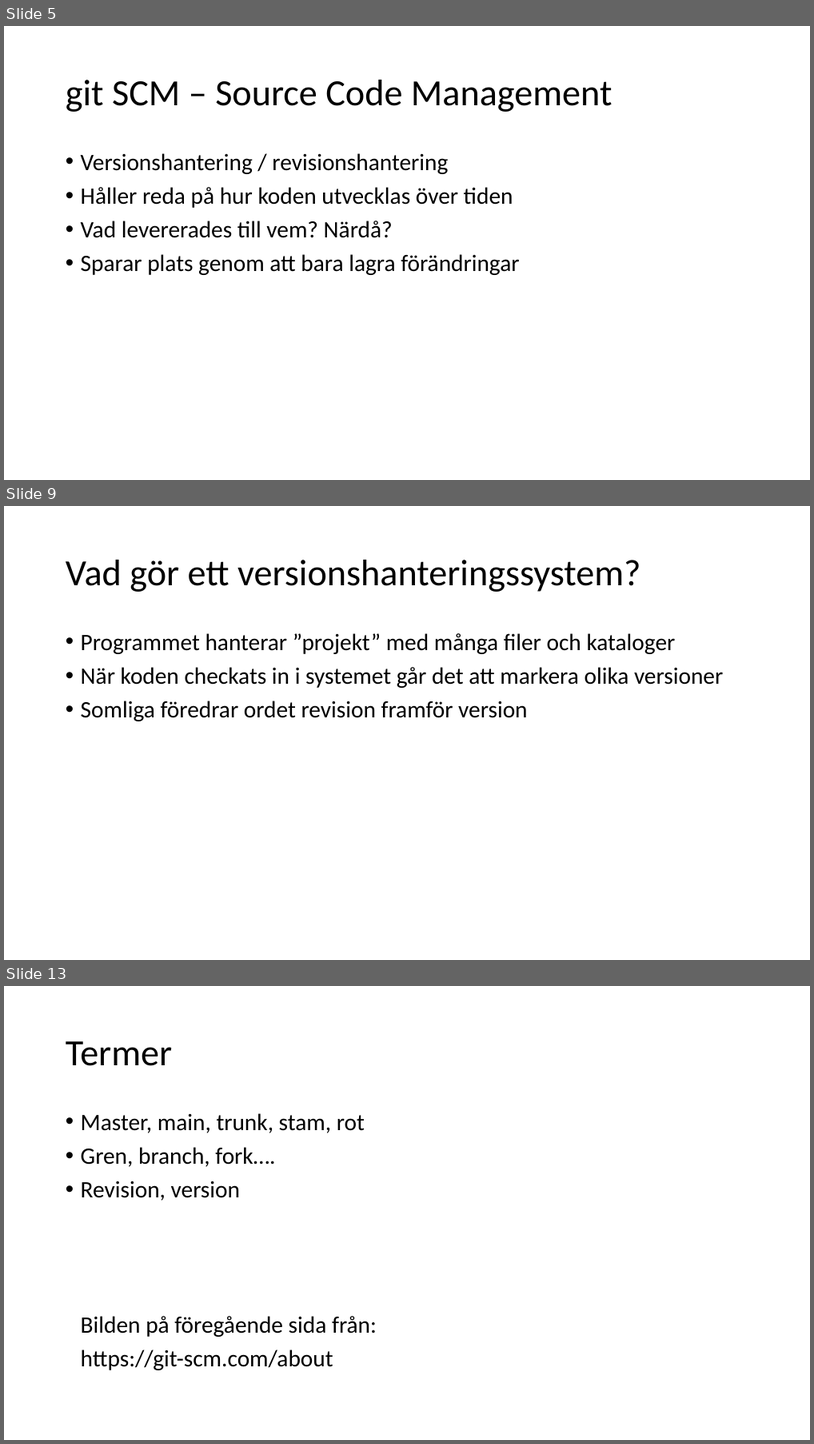
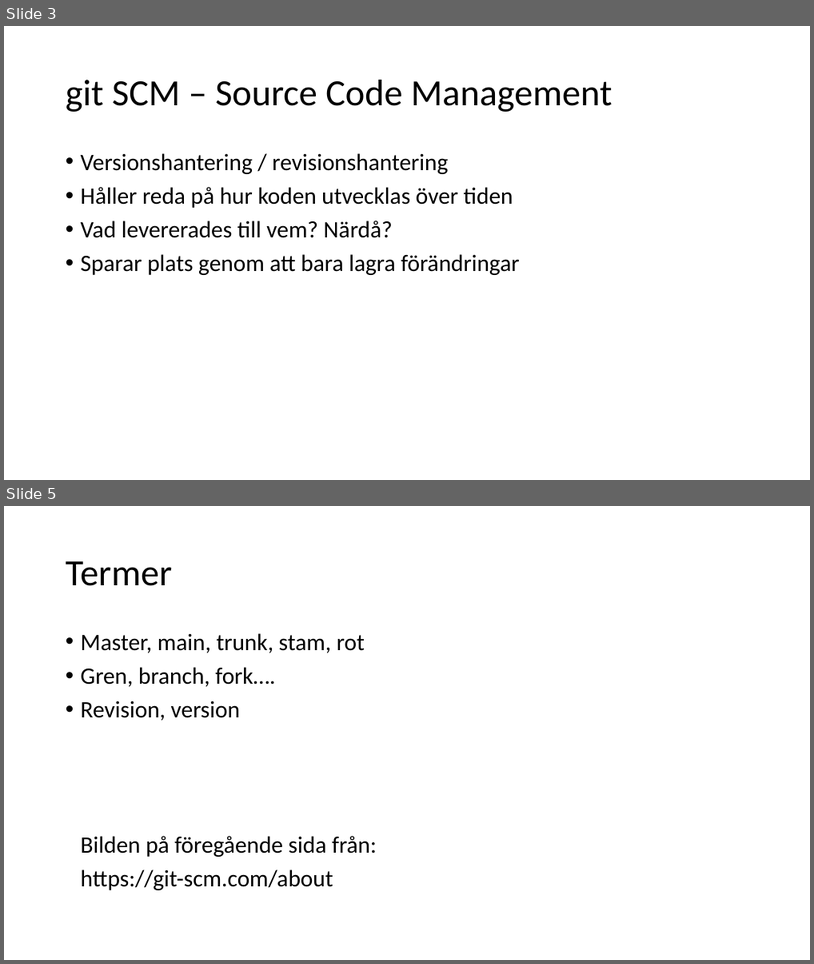
Before and after one commit to Rnqst/Lexicon-PRG122-gavle-2022, a slide deck: prg122 tisdag.odp. Shown one above the other, each under a label of ours: slides 5, 9 and 13 before the commit, slides 3 and 5 after it; the slides between them are not shown. The pictures are 814x1444 and 814x964 pixels, drawn with LibreOffice and Linux fonts; fonts in the diff are those of the drawing. Boxes give left, top, right and bottom in pixels: in the first picture for what was removed or moved away, otherwise in the second. Text is boxed around its words. In the diff, an @@ line names an element or a change of style, - is before the commit and + after.

Commit message:
hemuppgifter och självstudier
de utlovade filerna för tisdag och onsdag

```diff
--- a/prg122 tisdag.odp
+++ b/prg122 tisdag.odp
@@ slide 9 removed at [4, 506, 810, 960], background #FFFFFF @@
@@ title removed at [66, 560, 641, 592] @@
-Vad gör ett versionshanteringssystem?
@@ text removed at [81, 633, 723, 721] @@
-• Programmet hanterar ”projekt” med många filer och kataloger
-• När koden checkats in i systemet går det att markera olika versioner
-• Somliga föredrar ordet revision framför version
@@ what was slide 5 is now slide 3 @@
@@ what was slide 13 is now slide 5 @@
```
Also in this commit, not shown: 10 slides changed, 18 slides added, 17 other slides removed, 8 other files.
